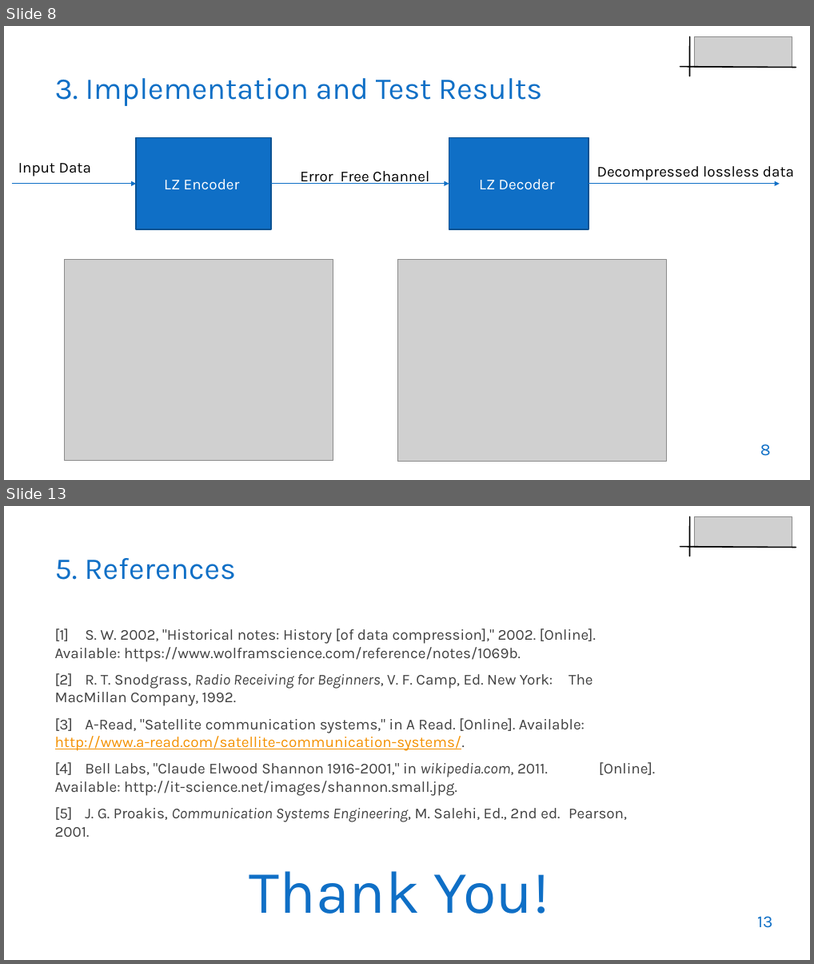
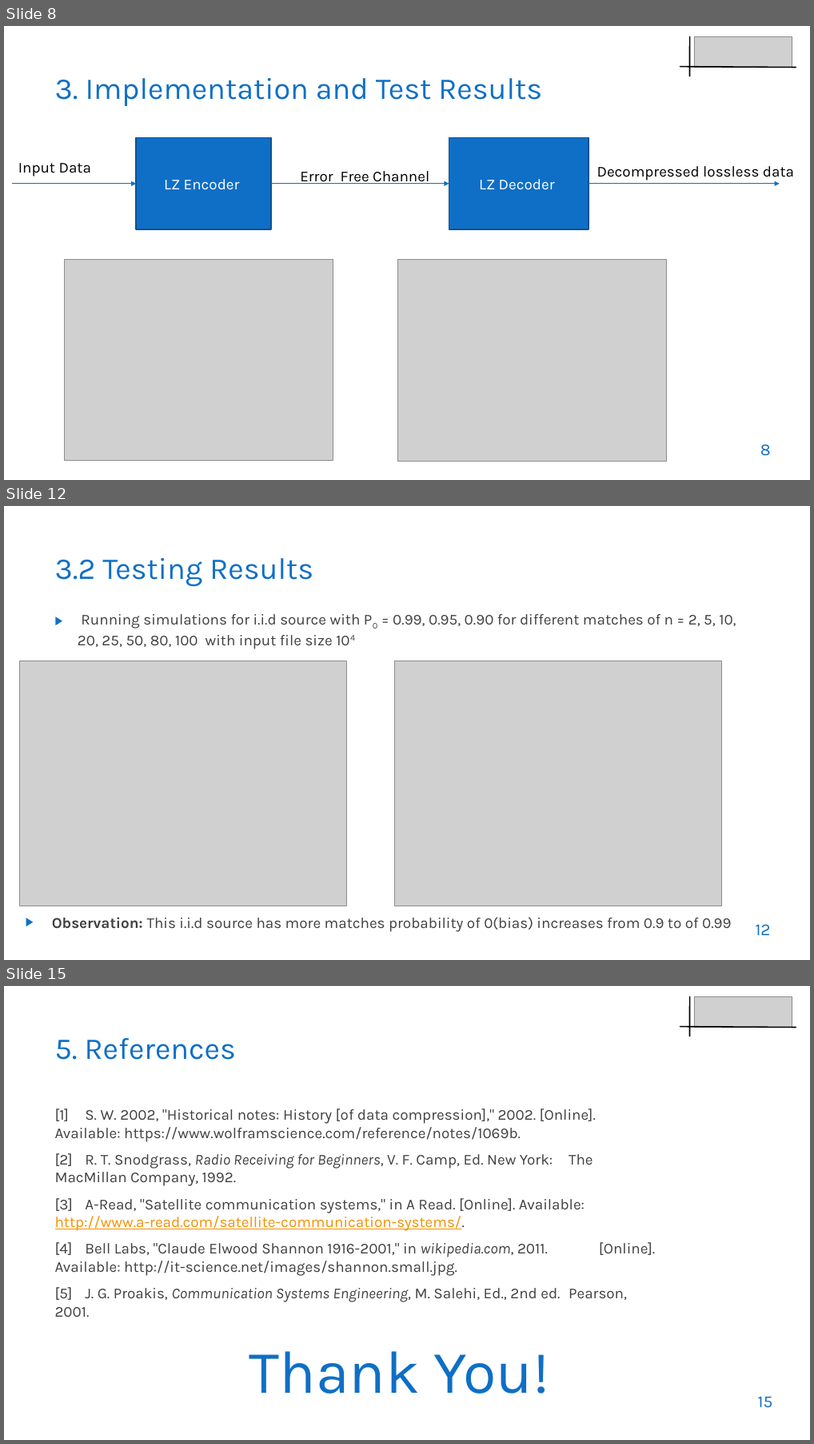
Before and after one commit to muhammad-taha1/SPH-Labs, a slide deck: finalProject/GROUP33_Presentation_FINAL.pptx. Shown one above the other, each under a label of ours: slides 8 and 13 before the commit, slides 8, 12 and 15 after it; the slides between them are not shown. The pictures are 814x964 and 814x1444 pixels, drawn with LibreOffice and Linux fonts; fonts in the diff are those of the drawing; grey boxes stand for pictures; background and template pictures are left out. Boxes give left, top, right and bottom in pixels: in the first picture for what was removed or moved away, otherwise in the second. Text is boxed around its words. In the diff, an @@ line names an element or a change of style, - is before the commit and + after.

```diff
--- a/finalProject/GROUP33_Presentation_FINAL.pptx
+++ b/finalProject/GROUP33_Presentation_FINAL.pptx
@@ slide 12 added at [4, 506, 810, 960], background picture (left out) @@
@@ title added at [55, 558, 314, 587], 36 pt, text #0F6FC6 @@
+3.2 Testing Results
@@ text added at [78, 614, 736, 649], 18 pt, text #404040 @@
+▶ Running simulations for i.i.d source with P0 = 0.99, 0.95, 0.90 for different matches of n = 2, 5, 10, 20, 25, 50, 80, 100 with input file size 104
@@ picture added at [20, 660, 346, 905] @@
@@ picture added at [395, 660, 722, 905] @@
@@ text added at [52, 916, 731, 932], 18 pt, text #404040 @@
+▶ Observation: This i.i.d source has more matches probability of 0(bias) increases from 0.9 to of 0.99
@@ page number added at [756, 924, 771, 935], 20 pt, text #0F6FC6 @@
+12
@@ what was slide 13 is now slide 15 @@
@@ page number at [758, 1396, 774, 1408]: text changed @@
-13
+15
```
Also in this commit, not shown: 6 slides changed, 1 other slide added, 5 other files.
